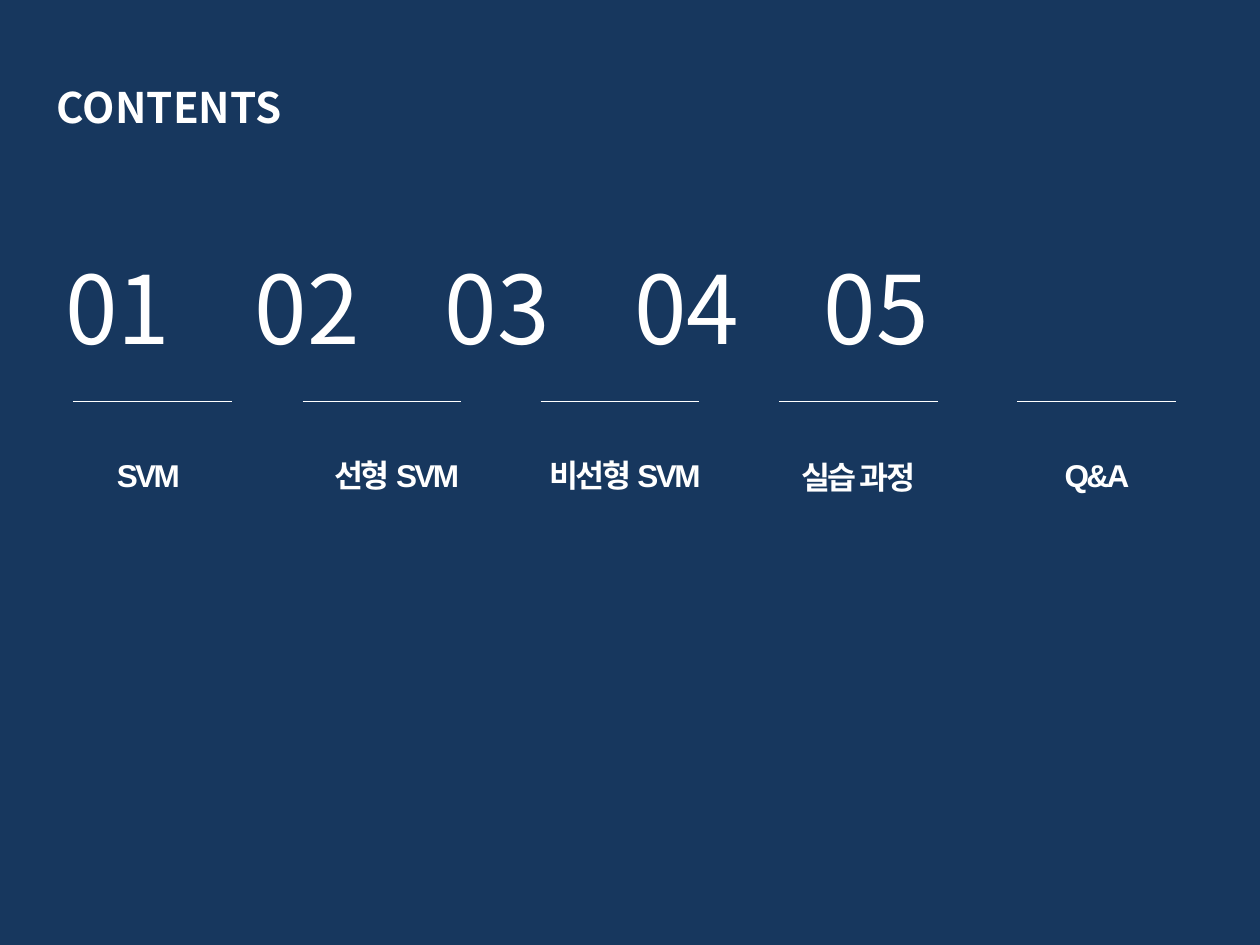
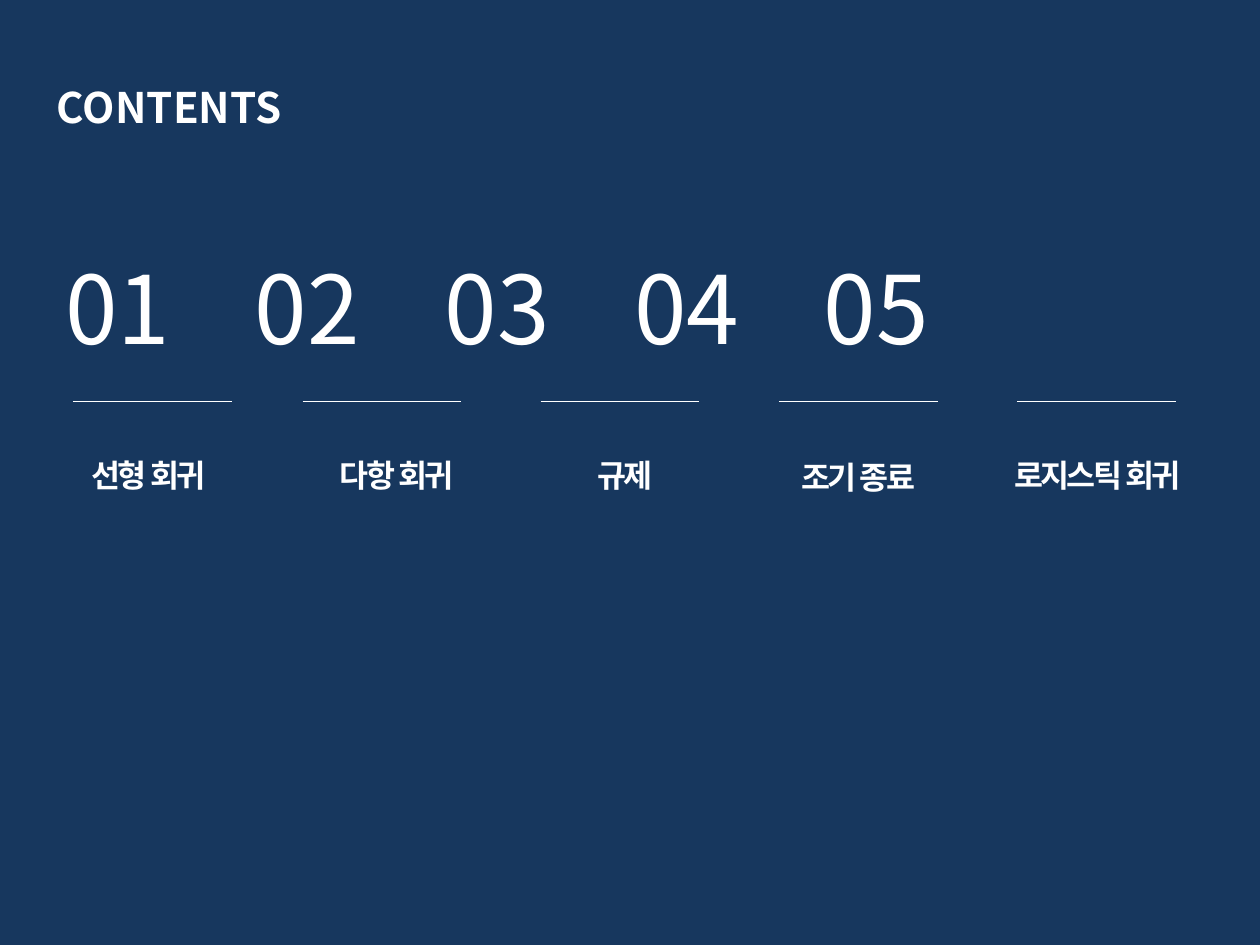
Before and after one commit to ykykyk112/machine_learning, a slide deck: slide 2 of sklearn_exercise/Linear_Regression_Review.pptx. Drawn at 1260x945 pixels with LibreOffice and Linux fonts; fonts in the diff are those of the drawing. Boxes give left, top, right and bottom in pixels: in the first picture for what was removed or moved away, otherwise in the second. Text is boxed around its words. In the diff, an @@ line names an element or a change of style, - is before the commit and + after.

```diff
--- a/sklearn_exercise/Linear_Regression_Review.pptx
+++ b/sklearn_exercise/Linear_Regression_Review.pptx
@@ text at box(91, 460, 205, 490): text changed @@
-SVM
+선형 회귀
@@ text at box(340, 460, 454, 490): text changed @@
-선형 SVM
+다항 회귀
@@ text at box(597, 460, 652, 490): text changed @@
-비선형 SVM
+규제
@@ text at box(801, 462, 915, 492): text changed @@
-실습 과정
+조기 종료
@@ text at box(1014, 460, 1181, 490): text changed @@
-Q&A
+로지스틱 회귀
```
Also in this commit, not shown: 3 other slides changed, 7 slides added, 16 slides removed.
